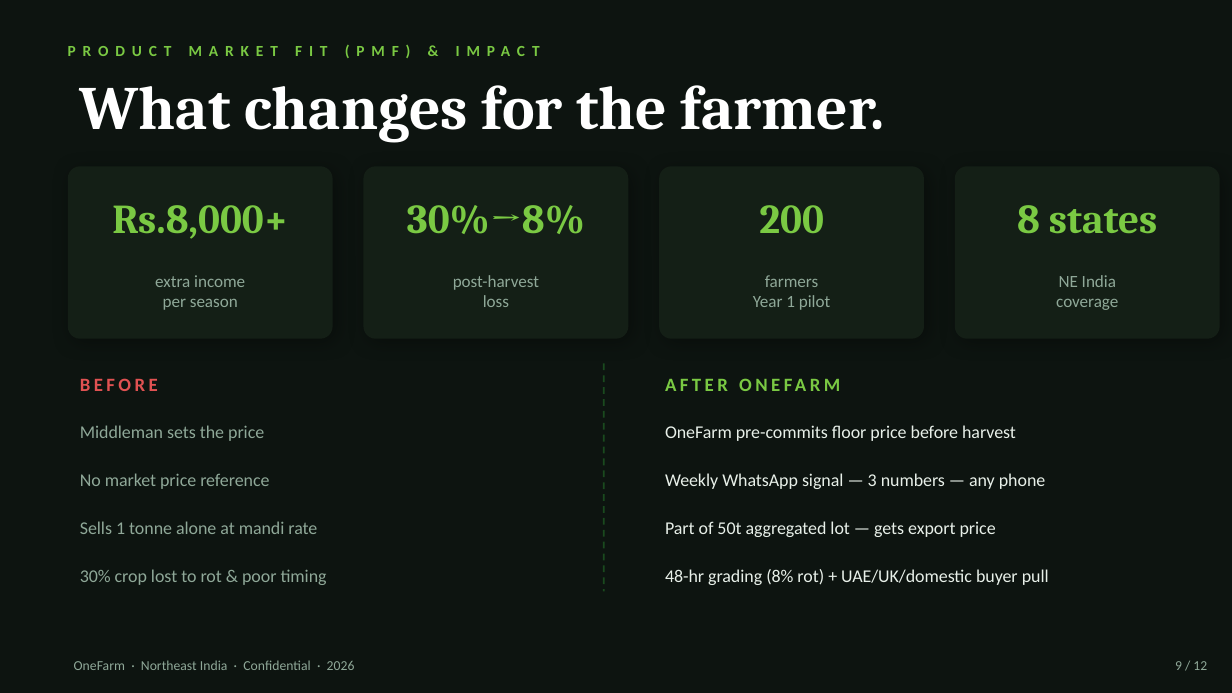
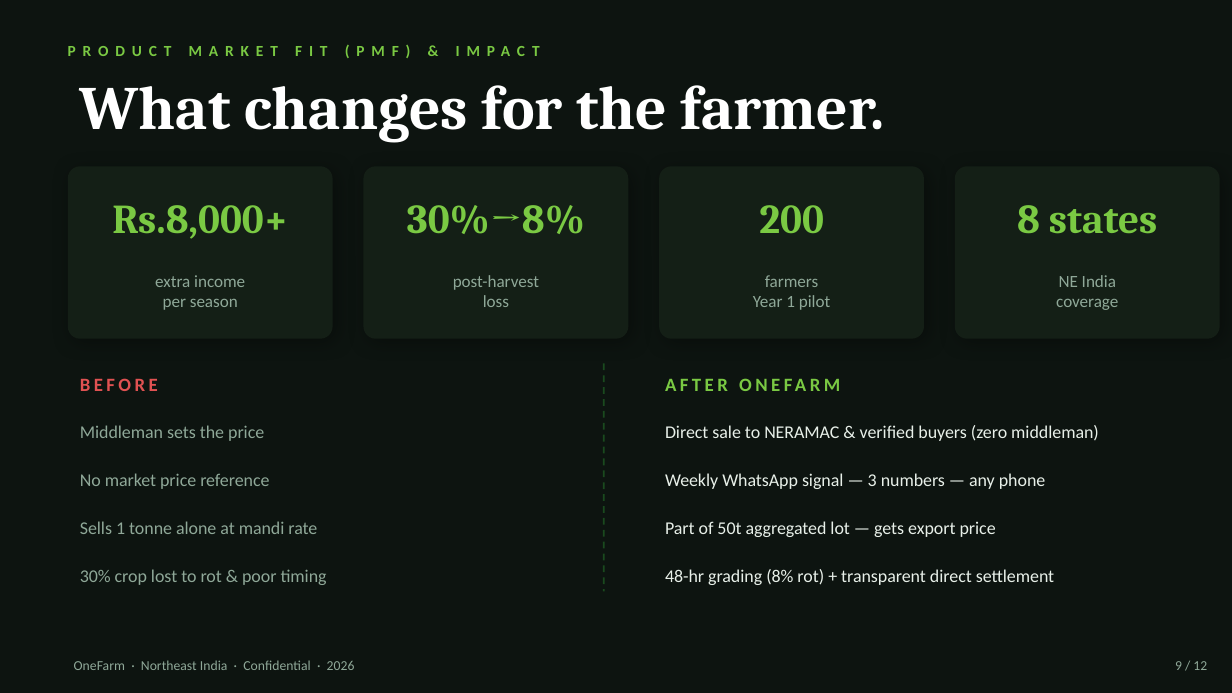
Before and after one commit to SHKSUD/OFC, a slide deck: slide 9 of OneFarm-v7-Jury-Compliant.pptx. Drawn at 1232x693 pixels with LibreOffice and Linux fonts; fonts in the diff are those of the drawing. Boxes give left, top, right and bottom in pixels: in the first picture for what was removed or moved away, otherwise in the second. Text is boxed around its words. In the diff, an @@ line names an element or a change of style, - is before the commit and + after.

Commit message:
Switch deck to Path B 100% Asset-Light Platform model with direct NERAMAC & buyer settlement

```diff
--- a/OneFarm-v7-Jury-Compliant.pptx
+++ b/OneFarm-v7-Jury-Compliant.pptx
@@ text at bbox=[665, 425, 1099, 441]: text changed @@
-OneFarm pre-commits floor price before harvest
+Direct sale to NERAMAC & verified buyers (zero middleman)
@@ text at bbox=[665, 569, 1054, 585]: text changed @@
-48-hr grading (8% rot) + UAE/UK/domestic buyer pull
+48-hr grading (8% rot) + transparent direct settlement
```
Also in this commit, not shown: 6 other slides changed, 1 other file.
